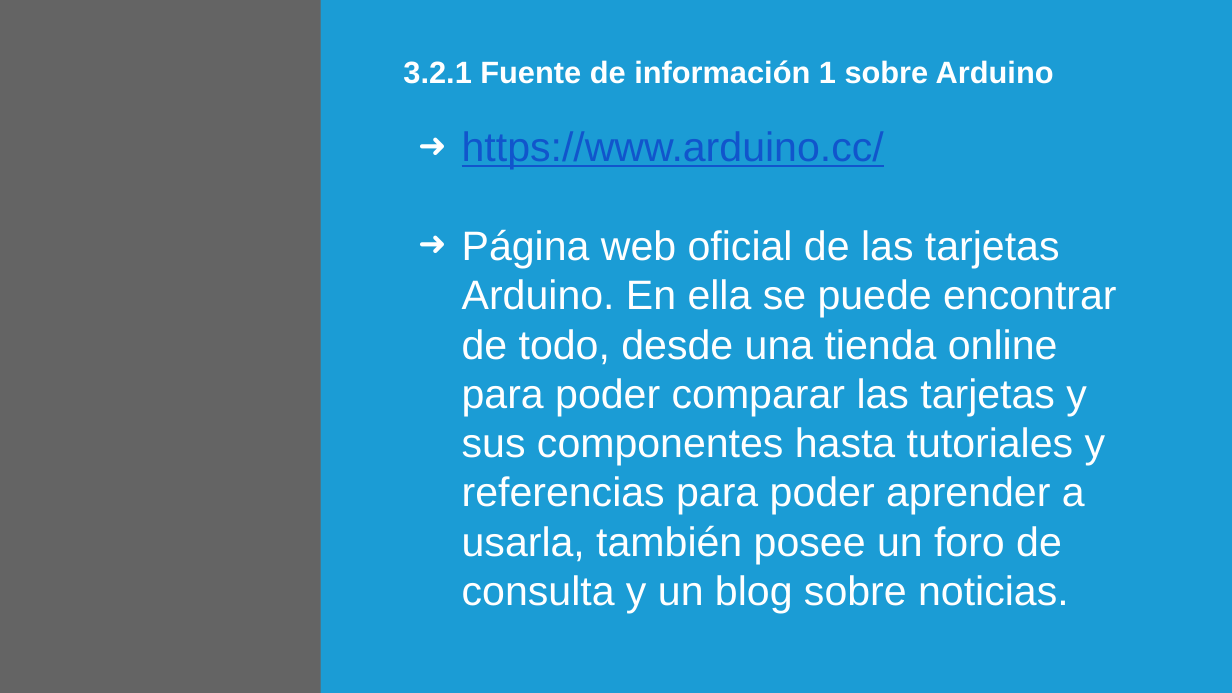
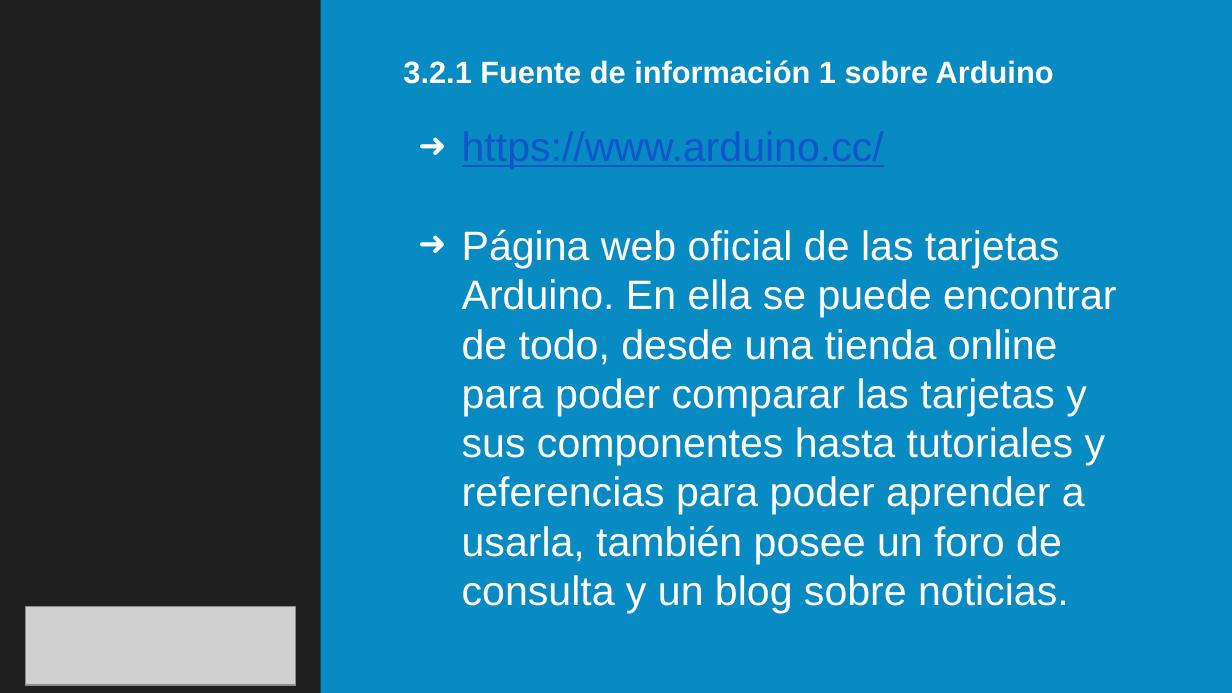
Before and after one commit to dmoreno19949/DTE_TG_ARDUINO_RAPSBERRY, a slide deck: slide 14 of TG1/TG1_fer.pptx (slide 5 before the commit). Drawn at 1232x693 pixels with LibreOffice and Linux fonts; fonts in the diff are those of the drawing; grey boxes stand for pictures; background and template pictures are left out; a plain dark background stands for a picture behind light text. Boxes give left, top, right and bottom in pixels: in the first picture for what was removed or moved away, otherwise in the second. Text is boxed around its words. In the diff, an @@ line names an element or a change of style, - is before the commit and + after.

```diff
--- a/TG1/TG1_fer.pptx
+++ b/TG1/TG1_fer.pptx
@@ rectangle at (x1=0, y1=0, x2=1232, y2=693): fill #FFFFFF at 27% opacity to #000000 at 27% opacity @@
@@ picture added at (x1=26, y1=607, x2=296, y2=685) @@
```
Also in this commit, not shown: 4 other slides changed, 11 slides added, 51 slides removed.
